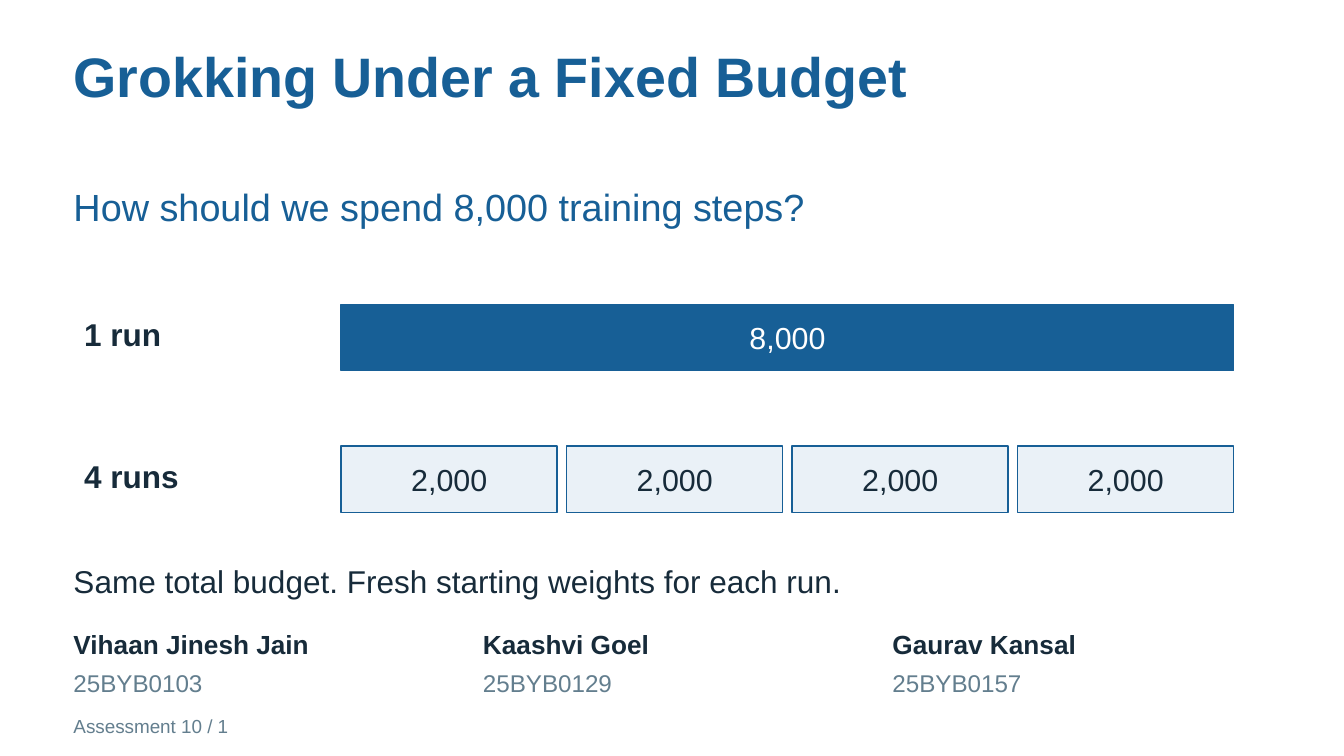
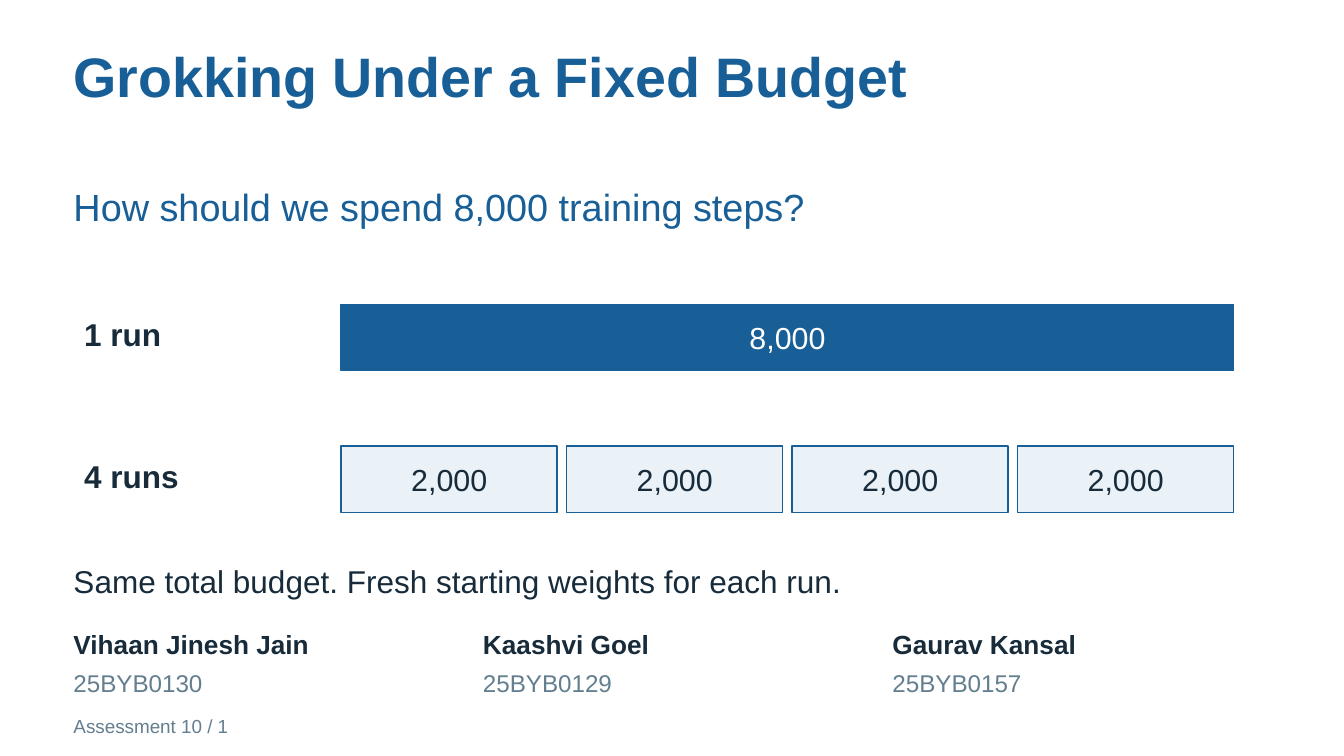
Before and after one commit to Radical11/grokking-fixed-budget-study, a slide deck: slide 1 of output/assessments_visual/Assessment10_Visual.pptx. Drawn at 1344x756 pixels with LibreOffice and Linux fonts; fonts in the diff are those of the drawing. Boxes give left, top, right and bottom in pixels: in the first picture for what was removed or moved away, otherwise in the second. Text is boxed around its words. In the diff, an @@ line names an element or a change of style, - is before the commit and + after.

```diff
--- a/output/assessments_visual/Assessment10_Visual.pptx
+++ b/output/assessments_visual/Assessment10_Visual.pptx
@@ text at (73,675,202,692): text changed @@
-25BYB0103
+25BYB0130
```
Also in this commit, not shown: 1 other slide changed, 14 other files.
